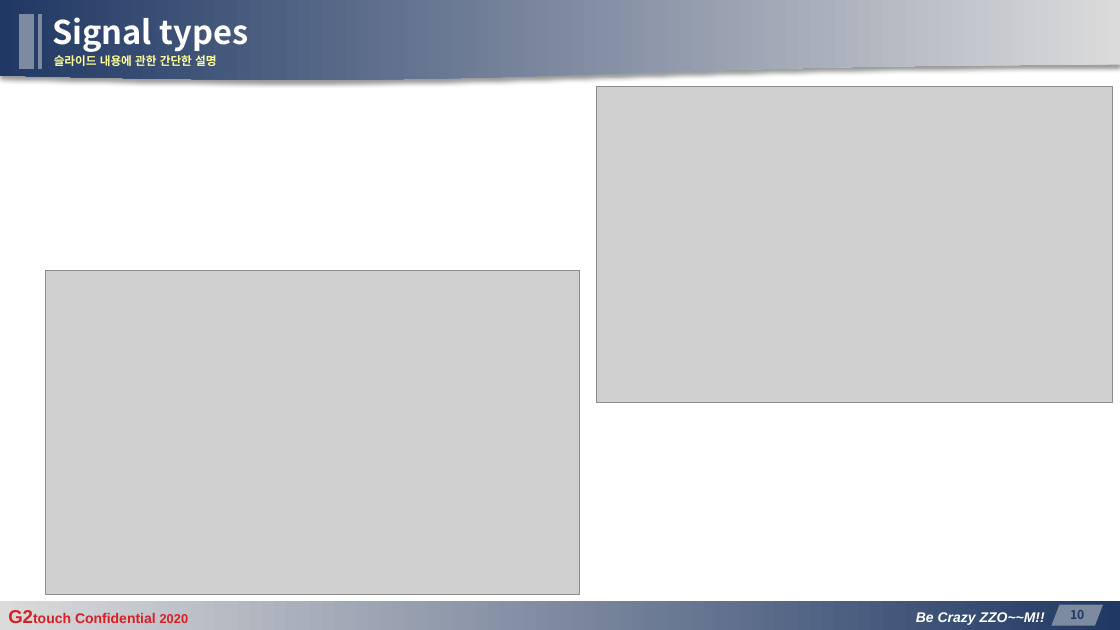
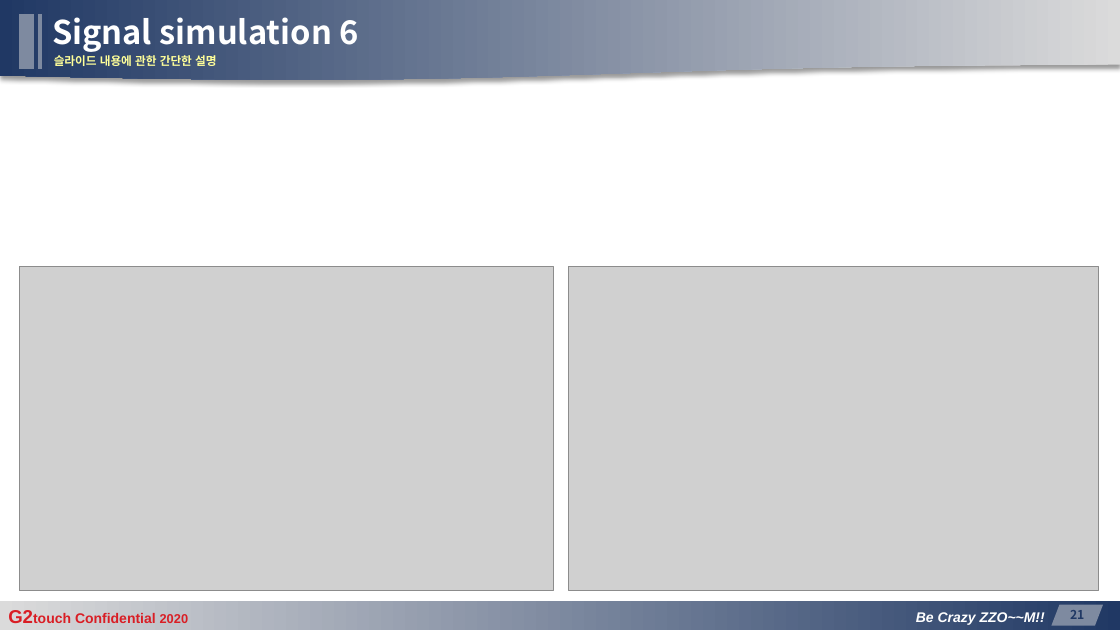
Before and after one commit to manhduc1811/MPP-signal-simulation-and-detection, a slide deck: slide 21 of G2touch_D2center_mducng_MPPv20_AFE-IC_DetectingPart_v03.pptx (slide 10 before the commit). Drawn at 1120x630 pixels with LibreOffice and Linux fonts; fonts in the diff are those of the drawing; grey boxes stand for pictures; background and template pictures are left out. Boxes give left, top, right and bottom in pixels: in the first picture for what was removed or moved away, otherwise in the second. Text is boxed around its words. In the diff, an @@ line names an element or a change of style, - is before the commit and + after.

```diff
--- a/G2touch_D2center_mducng_MPPv20_AFE-IC_DetectingPart_v03.pptx
+++ b/G2touch_D2center_mducng_MPPv20_AFE-IC_DetectingPart_v03.pptx
@@ title at bbox=[52, 17, 358, 52]: text changed @@
-Signal types
+Signal simulation 6
@@ picture: place and size @@
-picture at bbox=[45, 271, 580, 595]
+picture at bbox=[19, 266, 554, 591]
@@ picture: place and size @@
-picture at bbox=[597, 87, 1112, 402]
+picture at bbox=[569, 266, 1099, 591]
@@ page number at bbox=[1070, 610, 1084, 619]: text changed @@
-10
+21
```
Also in this commit, not shown: 14 other slides changed, 8 slides added.
